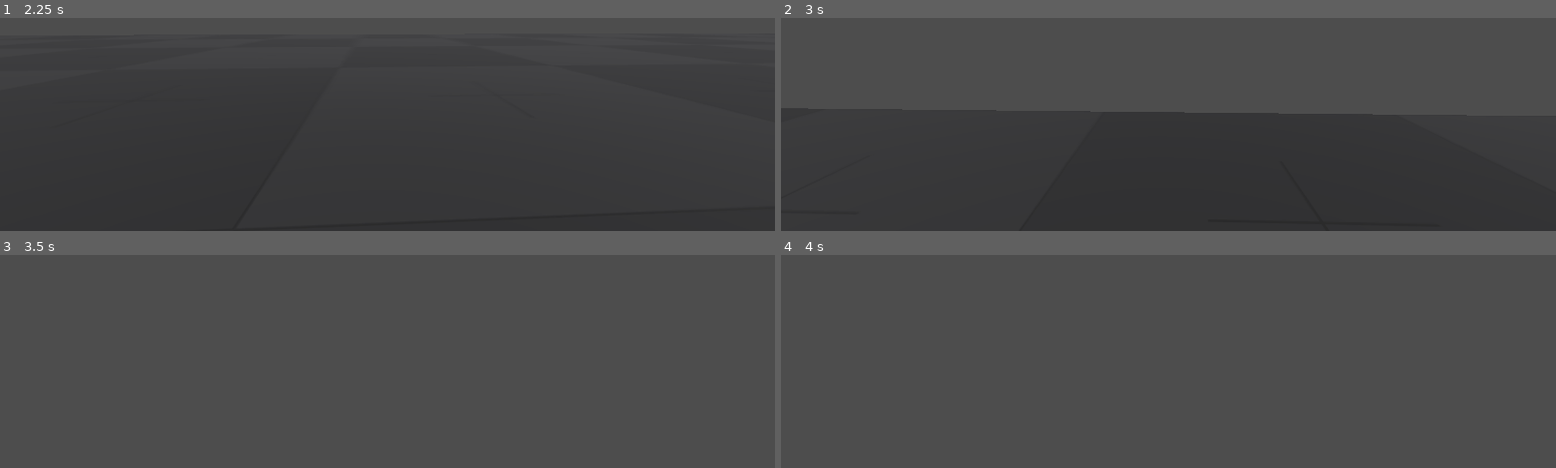
Above: before the commit, frames 1-4 (two rows, left to right).
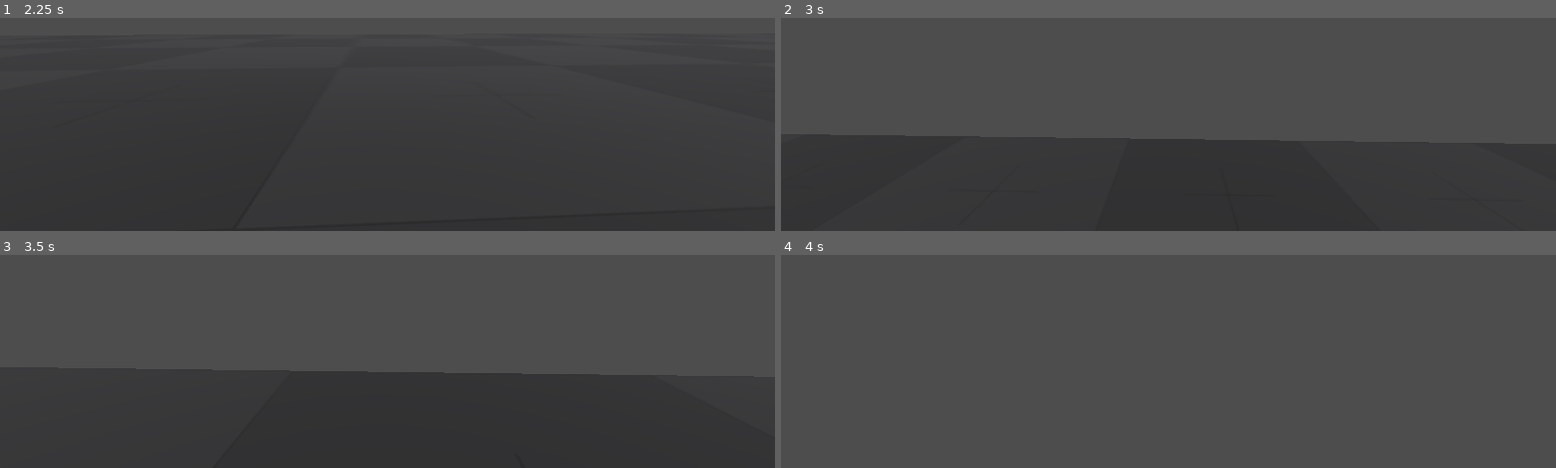
Above: after the commit, the same moments.

Repository: johnwdodge/pacmanninja
Game: Godot game, scene res://scenes/levels/test_level.tscn
The game is run twice, just before and just after one commit, with the same random seed, the same clock (stepped at 60 frames per second) and the same inputs.
Inputs (mouse positions are in pixels of both pictures, inside the frame that each line leads up to):
- Up to frame 1 (2.25 s): tap Enter at 0.5, 2 s; move the mouse to (outside the picture) at 0.52 s; hold Ctrl (crouch) 0.53-1.28 s; hold W (move_forward) from 0.53 s (still down); tap Space (jump) at 0.77, 1.25, 1.52 s; tap Shift (sprint) at 0.8, 1.35 s; move the mouse to (outside the picture) at 1.27 s; tap Ctrl (crouch) at 1.55 s; move the mouse to (outside the picture) at 2.02 s; hold Ctrl (crouch) from 2.03 s (still down)
- Up to frame 2 (3 s): keep holding W (move_forward); tap Shift (sprint) at 2.3, 2.85 s; tap Space (jump) at 2.75 s; move the mouse to (1160, 20) at 2.77 s; release Ctrl (crouch) at 2.78 s
- Up to frame 3 (3.5 s): keep holding W (move_forward); tap Space (jump) at 3.02 s; tap Ctrl (crouch) at 3.05 s
- Up to frame 4 (4 s): keep holding W (move_forward); move the mouse to (1222, 255) at 3.52 s; hold Ctrl (crouch) from 3.53 s (still down); tap Space (jump) at 3.77 s; tap Shift (sprint) at 3.8 s

Frame 1 is identical in both runs. In frame 2, 2.2% of the frame differs, in the area x 39-87%, y 44-59%; in frame 3, 26%, in the area x 27-100%, y 54-100%; in frame 4, nothing differs.

Commit message:
added stamina

Diff:
--- a/charcontrol.gd
+++ b/charcontrol.gd
@@ -19,8 +19,10 @@
 const HEAD_CROUCH_HEIGHT: float = 1.0
 const WALL_JUMP_AWAY_FORCE: float = 5.0
 const POWER_DURATION: float = 10.0
-const METER_REFILL: float = 1.0
-const METER_SIZE: float = 900
+const METER_REFILL: int = 1
+const SLIDE_DRAIN: int = 20
+const METER_SEGMENT: int = 200
+const METER_SIZE: int = 800
 const SLAM_UP: float = 0.1
 const SLAM_SPEED: float = 40.0
 
@@ -80,7 +82,7 @@
 			_handle_air(delta)
 		State.slam:
 			_handle_slam(delta)
-
+	_update_meter(delta)
 	_lerp_head(delta)
 	_tick_power(delta)
 
@@ -121,9 +123,9 @@
 func _update_meter(delta) -> void:
 	if _current_meter < METER_SIZE:
 		if _is_powered:
-			_current_meter += METER_REFILL * delta * 2
-		else: _current_meter += METER_REFILL * delta
-
+			_current_meter += METER_REFILL * 2
+		else: _current_meter += METER_REFILL
+	print(_current_meter)
 
 # ── Jump / Air ───────────────────────────────────
 
@@ -158,9 +160,14 @@
 	if is_on_floor():
 		velocity.y = JUMP_VELOCITY
 	if state == State.wall:
-		velocity.y = JUMP_VELOCITY
-		velocity.x += _trajectory.x * WALL_JUMP_AWAY_FORCE
-		velocity.z += _trajectory.z * WALL_JUMP_AWAY_FORCE
+		if _current_meter > METER_SEGMENT:
+			_current_meter -= METER_SEGMENT
+			velocity.y = JUMP_VELOCITY
+			velocity.x += _trajectory.x * WALL_JUMP_AWAY_FORCE
+			velocity.z += _trajectory.z * WALL_JUMP_AWAY_FORCE
+		else:
+			return
+			#add screen shake logic
 	else:
 		return
 	change_state(State.air)
@@ -178,6 +185,7 @@
 
 	if is_on_wall_only():
 		_wall_timer = WALL_LENIENCE
+		_trajectory = get_slide_collision(0).get_normal()
 
 	if _direction:
 		velocity.x = lerp(velocity.x, _direction.x * MAX_SPEED, ACCEL * delta)
@@ -213,16 +221,20 @@
 # ── Crouch / Slide ────────────────────────────────────
 
 func _handle_slide(delta: float) -> void:
-	print ("slide state")
-	_apply_gravity(delta)
-	_set_crouch(true)
-	velocity.x = _direction.x * SLIDE_SPEED
-	velocity.z = _direction.z * SLIDE_SPEED
-	if Input.is_action_just_released("crouch"):
-		change_state(State.idle)
-		return
-	move_and_slide()
-
+	if _current_meter > 0:
+		print ("slide state")
+		_current_meter -= SLIDE_DRAIN
+		_apply_gravity(delta)
+		_set_crouch(true)
+		velocity.x = _direction.x * SLIDE_SPEED
+		velocity.z = _direction.z * SLIDE_SPEED
+		if Input.is_action_just_released("crouch"):
+			change_state(State.idle)
+			return
+		move_and_slide()
+	else:
+		change_state(State.idle)
+		move_and_slide()
 func _has_ceiling_obstruction() -> bool:
 	if not _is_crouching:
 		return false
@@ -303,8 +315,13 @@
 		if event.is_action_pressed("sprint"):
 			if state not in [State.wall, State.slide, State.dash]:
 				if _direction:
-					_dash_timer = DASH_DURATION
-					change_state(State.dash)
+					if _current_meter > METER_SEGMENT:
+						_current_meter -= METER_SEGMENT
+						_dash_timer = DASH_DURATION
+						change_state(State.dash)
+					else:
+						pass
+						#add logic for screenshake
 		if event.is_action_pressed("jump"):
 			_handle_jump()
 		if event.is_action_pressed("ui_cancel"):
